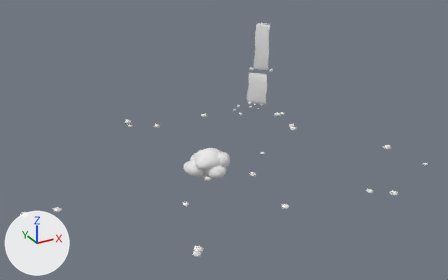
One commit to the FBX model assets/world/aero-kit/aero-kit.fbx: the scene before it, then after it.
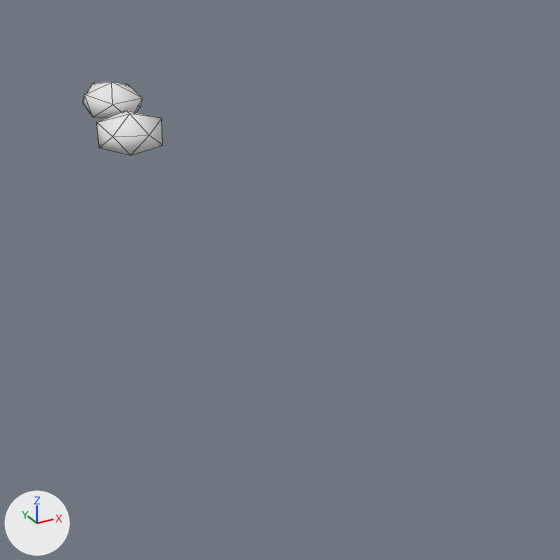
The first picture shows the older version from a 50 mm lens placed at (-124.6, -242.5, 136.5), pointed at (10.7, 3.5, 13.6). The close-ups show the older and then the newer version on the part from 63% to 75% of the width and 41% to 60% of the height of that picture. Only the edits that show in the close-ups are written down. Lighting does not change. The marker at lower left points along +X, +Y and +Z. The close-ups show mesh edges as thin lines.

Objects in the first close-up: 'W7_Kit_Rest__foliage'.
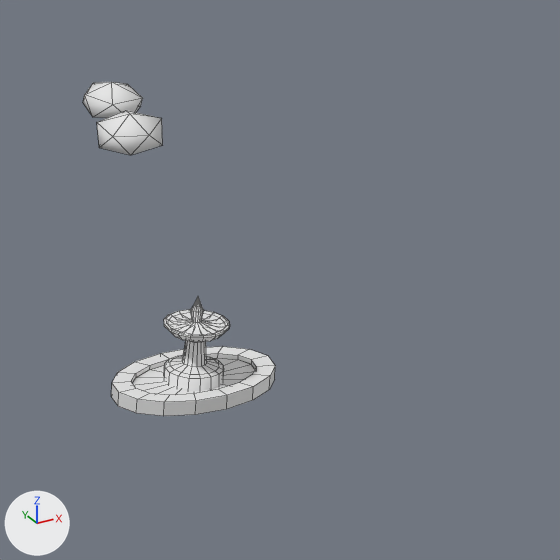
Diff of the bpy script that builds the scene:
```diff
--- a/assets/world/aero-kit/aero-kit.fbx.py
+++ b/assets/world/aero-kit/aero-kit.fbx.py
@@ me_w7_kit_fountain__kitstone @@
+me_w7_kit_fountain__kitstone.from_pydata(...)  # 323 vertices, 304 faces; spans x -4.45..4.45, y -2.82..2.82, z -2.6..2.6
@@ ob_w7_kit_fountain__kitstone @@
+ob_w7_kit_fountain__kitstone = bpy.data.objects.new('W7_Kit_Fountain__kitstone', me_w7_kit_fountain__kitstone)
+ob_w7_kit_fountain__kitstone.location = (52.0, -3.0, 2.55)
```

Pixel boxes [x1, y1, x2, y2] of what changed, in the close-ups (560 x 560 px):
'W7_Kit_Fountain__kitstone', added
    after: [111, 297, 275, 416]
